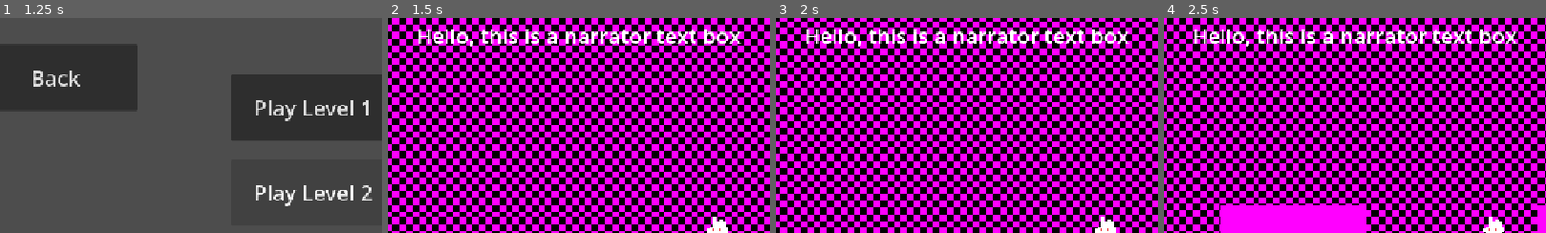
Above: before the commit, frames 1-4 (left to right).
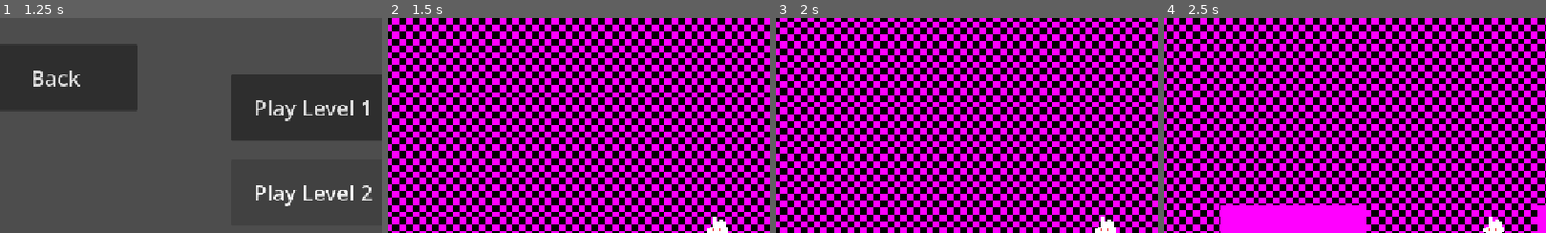
Above: after the commit, the same moments.

Repository: assembakr00/fall-jam
Game: Godot game, scene res://scenes/gui/menus/main_menu.tscn
Two runs of this game, one before a commit and one after it. Both use one fixed random seed, a clock stepped at 60 frames per second and the inputs below.
Inputs:
- Up to frame 1 (1.25 s): click "Play" at 0.5 s
- Up to frame 2 (1.5 s): click "Play Level 1" at 1.25 s
- Up to frame 3 (2 s): no input
- Up to frame 4 (2.5 s): tap Enter at 2 s; hold D (move_right) from 2.03 s (still down); tap W (move_up) at 2.27 s
The pictures show only the part of the screen within x 7-57%, y 0-50%; the shares and areas given below are measured in that part.

Frame 1 is identical in both runs. In frame 2, 2.6% of the frame differs, in the area x 8-93%, y 5-14%; in frame 3, 2.6%; in frame 4, 2.6%.
Error after the commit: Parse Error: Expected indented block after function declaration. (res://scripts/areas_in_world/level_1.gd:11)

Commit message:
Added code to update the narrative box

Diff:
--- /dev/null
+++ b/scenes/gui/narrative_box.gd
@@ -0,0 +1,26 @@
+extends Control
+
+var passed_text = null
+var curr_step = 0
+
+# Called when the node enters the scene tree for the first time.
+func _ready() -> void:
+	pass # Replace with function body.
+
+
+# Called every frame. 'delta' is the elapsed time since the previous frame.
+func _process(delta: float) -> void:
+	if passed_text:
+		print("Narrative Box has something")
+
+func get_curr_text(text, step):
+	var curr_text = text
+
+	for i in range(step):
+		if "next" in curr_text:
+			curr_text = curr_text["next"]
+		else:
+			return "No more text"
+
+	# Return the current text dict
+	return curr_text
--- a/scenes/gui/narrative_box.tscn
+++ b/scenes/gui/narrative_box.tscn
@@ -1,4 +1,6 @@
 [gd_scene format=3 uid="uid://qv33wtajxomn"]
+
+[ext_resource type="Script" uid="uid://ck0hx6o3oaksu" path="res://scenes/gui/narrative_box.gd" id="1_y7k31"]
 
 [node name="NarrativeBox" type="Control" unique_id=369282519]
 layout_mode = 3
@@ -7,12 +9,14 @@
 anchor_bottom = 1.0
 grow_horizontal = 2
 grow_vertical = 2
+script = ExtResource("1_y7k31")
 
-[node name="NarraterText" type="RichTextLabel" parent="." unique_id=1309258030]
+[node name="NarratorText" type="RichTextLabel" parent="." unique_id=1309258030]
 layout_mode = 0
 offset_left = 123.0
 offset_top = 4.0
 offset_right = 1033.0
 offset_bottom = 161.0
 theme_override_font_sizes/normal_font_size = 32
-text = "Hello, this is a narrator text box"
+
+[node name="NarratorTimer" type="Timer" parent="." unique_id=149402662]
--- a/scripts/areas_in_world/level_1.gd
+++ b/scripts/areas_in_world/level_1.gd
@@ -1,5 +1,6 @@
 extends Node2D
 
+var touched_root = false
 
 # Called when the node enters the scene tree for the first time.
 func _ready() -> void:
@@ -8,9 +9,9 @@
 
 # Called every frame. 'delta' is the elapsed time since the previous frame.
 func _process(delta: float) -> void:
-	pass
 
 
 func _on_blackened_root_body_entered(body: Node2D) -> void:
 	if body.name == "Player":
 		print("Player touched root")
+		touched_root = true
--- a/scripts/globals.gd
+++ b/scripts/globals.gd
@@ -1,5 +1,4 @@
 extends Node
-
 
 # Called when the node enters the scene tree for the first time.
 func _ready() -> void:
--- a/scripts/player/player.gd
+++ b/scripts/player/player.gd
@@ -19,7 +19,7 @@
 	# ALlow the player to move around
 	move(delta)
 
-	print(get_animation_type())
+	#print(get_animation_type())
 
 	move_and_slide()
 
Not shown, added: scenes/gui/narrative_box.gd.uid
